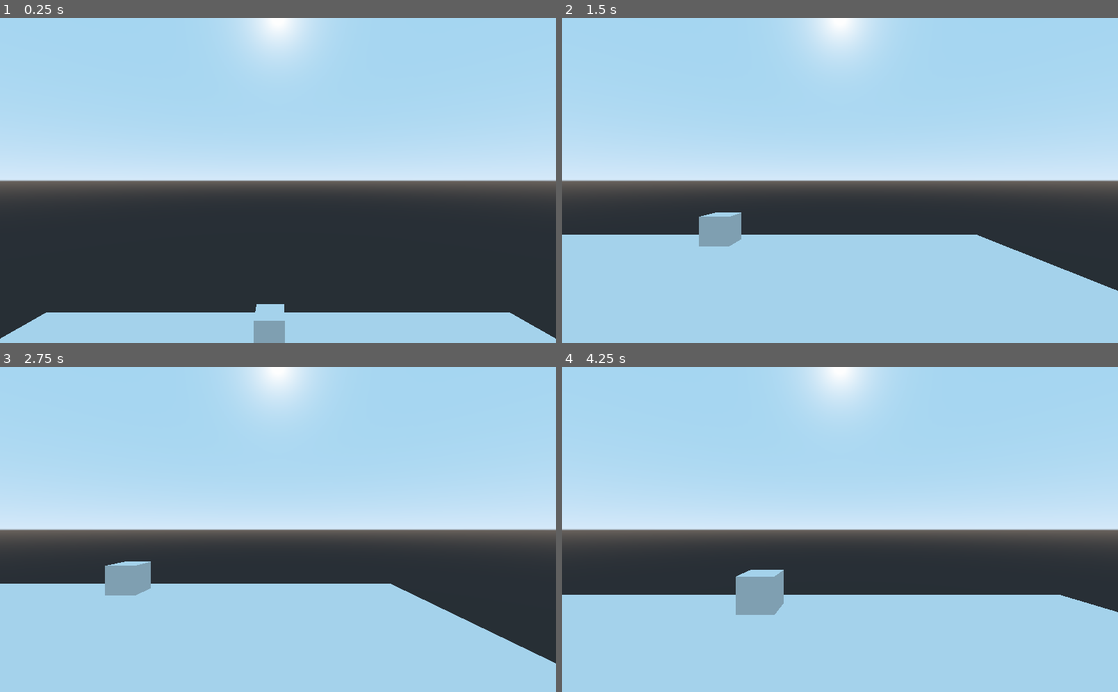
Above: before the commit, frames 1-4 (two rows, left to right).
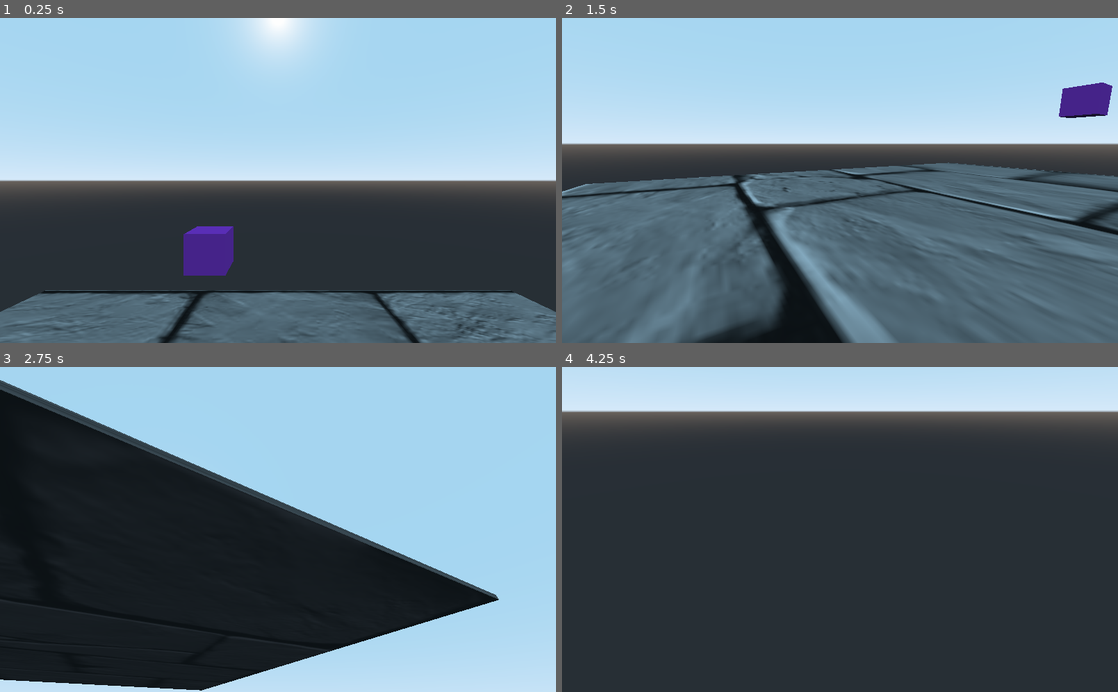
Above: after the commit, the same moments.

Repository: J3rryCodes/ProjectX
Game: Godot game, scene res://Game/Level01/Level.tscn
The game is run twice, just before and just after one commit, with the same random seed, the same clock (stepped at 60 frames per second) and the same inputs.
Inputs (mouse positions are in pixels of both pictures, inside the frame that each line leads up to):
- Up to frame 1 (0.25 s): no input
- Up to frame 2 (1.5 s): tap Enter at 0.5 s; move the mouse to (962, 164) at 0.52 s; press the mouse at (962, 164) at 0.53 s; hold D (right) 0.53-1.28 s; tap Space (jump) at 0.77 s; move the mouse to (728, 196) at 1.27 s; release the mouse at (728, 196) at 1.28 s; hold A (left) from 1.28 s (still down); tap S (bwd) at 1.35 s
- Up to frame 3 (2.75 s): tap Space (jump) at 1.52 s; click (166, 545) at 1.55 s; move the mouse to (333, 458) at 2.02 s; release A (left) at 2.03 s; press the mouse at (333, 458) at 2.03 s; hold D (right) from 2.03 s (still down)
- Up to frame 4 (4.25 s): move the mouse to (812, 594) at 2.77 s; release D (right) at 2.78 s; release the mouse at (812, 594) at 2.78 s; hold W (fwd) 2.78-3.53 s; click (812, 594) at 2.85 s; tap Space (jump) at 3.02, 3.77 s; move the mouse to (1006, 578) at 3.52 s; hold A (left) from 3.53 s (still down); hold S (bwd) from 3.53 s (still down); click (1006, 578) at 3.8 s; tap Escape at 4.15 s

The runs differ from the first frame. In frame 1, 17% of the frame differs, in the area x 0-100%, y 64-100%; in frame 2, 65%; in frame 3, 60%; in frame 4, 80%, in the area x 0-100%, y 0-100%.

Commit message:
camera , raycast

Diff:
--- /dev/null
+++ b/Enemy/BoxTarget.tscn
@@ -0,0 +1,16 @@
+[gd_scene load_steps=3 format=2]
+
+[sub_resource type="BoxShape" id=1]
+
+[sub_resource type="SpatialMaterial" id=2]
+albedo_color = Color( 0.552941, 0.203922, 0.772549, 1 )
+
+[node name="Spatial" type="Spatial"]
+
+[node name="StaticBody" type="StaticBody" parent="."]
+
+[node name="CollisionShape" type="CollisionShape" parent="StaticBody"]
+shape = SubResource( 1 )
+
+[node name="CSGBox" type="CSGBox" parent="StaticBody/CollisionShape" groups=["target"]]
+material = SubResource( 2 )
--- a/Environment/Ground.tscn
+++ b/Environment/Ground.tscn
@@ -1,10 +1,14 @@
-[gd_scene load_steps=4 format=2]
+[gd_scene load_steps=6 format=2]
+
+[ext_resource path="res://Enemy/BoxTarget.tscn" type="PackedScene" id=1]
+[ext_resource path="res://Environment/floor.jpg" type="Texture" id=2]
 
 [sub_resource type="BoxShape" id=1]
 
 [sub_resource type="CubeMesh" id=2]
 
-[sub_resource type="ShaderMaterial" id=3]
+[sub_resource type="SpatialMaterial" id=3]
+albedo_texture = ExtResource( 2 )
 
 [node name="Ground" type="Spatial"]
 
@@ -18,5 +22,5 @@
 mesh = SubResource( 2 )
 material = SubResource( 3 )
 
-[node name="CSGBox" type="CSGBox" parent="."]
-transform = Transform( 1, 0, 0, 0, 1, 0, 0, 0, 1, -0.562528, 1.47433, -15.8921 )
+[node name="Spatial" parent="." instance=ExtResource( 1 )]
+transform = Transform( 1, 0, 0, 0, 1, 0, 0, 0, 1, -3.53824, 5.98044, -12.1863 )
--- /dev/null
+++ b/Player/Head.gd
@@ -0,0 +1,24 @@
+extends Spatial
+
+export var mouse_sensitivity = 0.3
+onready var camera = $Camera
+
+var camera_x_rotation = 0
+
+func _init():
+	Input.set_mouse_mode(Input.MOUSE_MODE_CAPTURED)
+
+func _input(event):
+
+	if event is InputEventMouseMotion:
+		rotate_y(deg2rad(-event.relative.x * mouse_sensitivity))
+
+		var x_delta = deg2rad(-event.relative.y * mouse_sensitivity)
+		if camera_x_rotation+x_delta >= -1.5 and camera_x_rotation+x_delta <= 1.5:
+			camera.rotate_x(x_delta)
+			camera_x_rotation += x_delta
+
+	if event is InputEventKey:
+		if event.pressed and event.scancode == KEY_ESCAPE:
+			if Input.get_mouse_mode() == Input.MOUSE_MODE_CAPTURED:
+				Input.set_mouse_mode(Input.MOUSE_MODE_VISIBLE)
--- a/Player/Player.tscn
+++ b/Player/Player.tscn
@@ -1,6 +1,8 @@
-[gd_scene load_steps=4 format=2]
+[gd_scene load_steps=6 format=2]
 
 [ext_resource path="res://Player/PlayerMovement.gd" type="Script" id=1]
+[ext_resource path="res://Player/Head.gd" type="Script" id=2]
+[ext_resource path="res://Player/WeponHolder.gd" type="Script" id=3]
 
 [sub_resource type="CapsuleShape" id=1]
 
@@ -18,6 +20,14 @@
 mesh = SubResource( 2 )
 
 [node name="Head" type="Spatial" parent="."]
+transform = Transform( 1, 0, 0, 0, 1, 0, 0, 0, 1, 0, 1.38475, 0 )
+script = ExtResource( 2 )
 
 [node name="Camera" type="Camera" parent="Head"]
-transform = Transform( 1, 0, 0, 0, 1, 0, 0, 0, 1, 0, 3.30955, 0 )
+
+[node name="WeponHolder" type="Spatial" parent="Head/Camera"]
+script = ExtResource( 3 )
+
+[node name="RayCast" type="RayCast" parent="Head/Camera/WeponHolder"]
+cast_to = Vector3( 0, 0, -100 )
+debug_shape_custom_color = Color( 1, 0, 0, 1 )
--- a/Player/PlayerMovement.gd
+++ b/Player/PlayerMovement.gd
@@ -16,8 +16,6 @@
 func _physics_process(delta):
 	var direction = Vector3.ZERO
 	var head_basics = head.global_transform.basis
-
-	print(head_basics.x)
 
 	if Input.is_action_pressed("fwd"):
 		direction -= head_basics.z
--- /dev/null
+++ b/Player/WeponHolder.gd
@@ -0,0 +1,10 @@
+extends Spatial
+
+
+onready var rayCast = $RayCast
+
+func _input(event):
+
+	if event.is_action_pressed("fire"):
+		rayCast.enabled = true
+		var obj = rayCast.get_collider()
--- a/project.godot
+++ b/project.godot
@@ -41,6 +41,11 @@
 "events": [ Object(InputEventKey,"resource_local_to_scene":false,"resource_name":"","device":0,"alt":false,"shift":false,"control":false,"meta":false,"command":false,"pressed":false,"scancode":0,"physical_scancode":32,"unicode":0,"echo":false,"script":null)
  ]
 }
+fire={
+"deadzone": 0.5,
+"events": [ Object(InputEventMouseButton,"resource_local_to_scene":false,"resource_name":"","device":0,"alt":false,"shift":false,"control":false,"meta":false,"command":false,"button_mask":0,"position":Vector2( 0, 0 ),"global_position":Vector2( 0, 0 ),"factor":1.0,"button_index":1,"pressed":false,"doubleclick":false,"script":null)
+ ]
+}
 
 [physics]
 
Binary file added: Environment/floor.jpg
Not shown, added: Environment/floor.jpg.import
